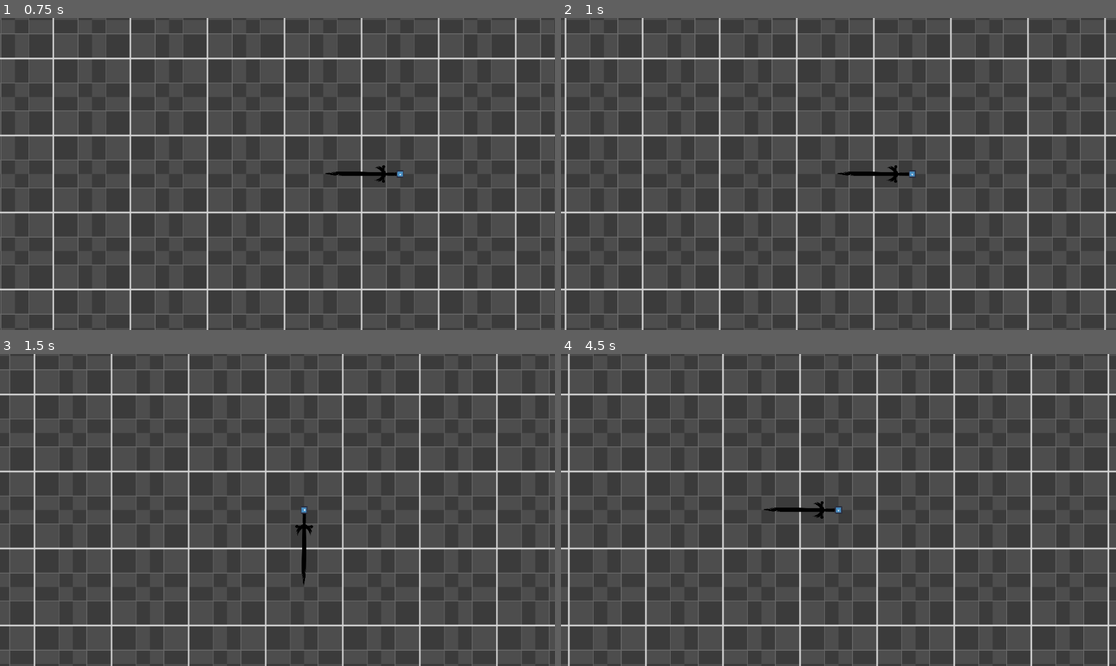
Above: before the commit, frames 1-4 (two rows, left to right).
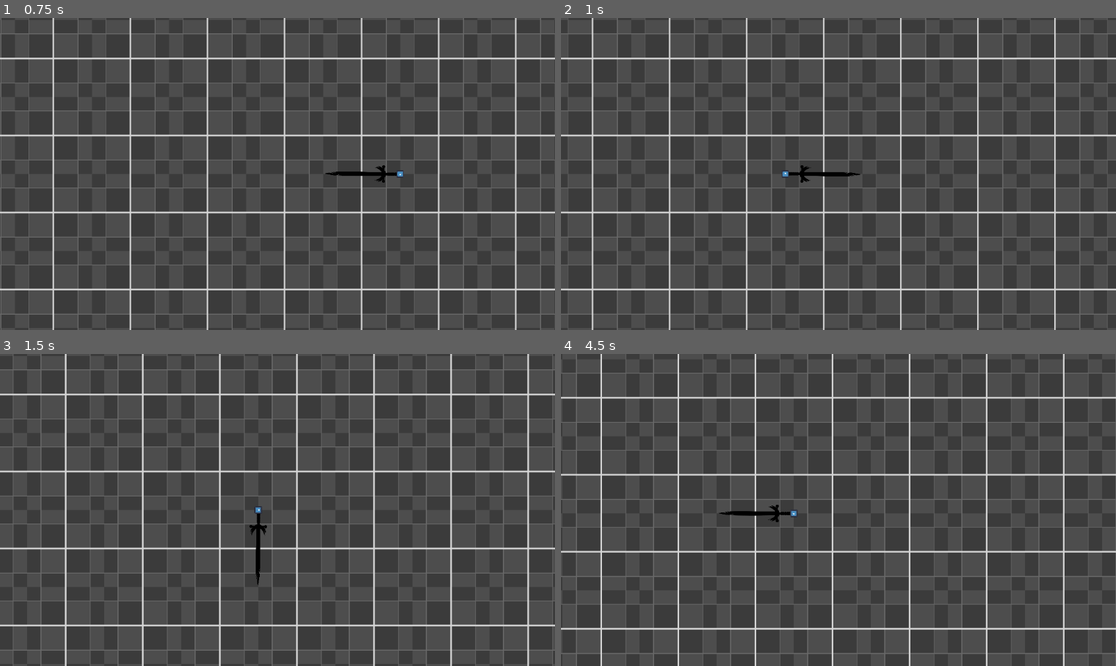
Above: after the commit, the same moments.

Repository: TreacherousDev/Sword-Movement-and-Rotation
Game: Godot game, scene res://sword.tscn
Same seed, same stepped clock (60 frames per second), same inputs: the game is played once before the commit and once after it. The project has no main scene, so this scene is started directly. The engine's default icon, where the game draws it, is replaced by a stand-in: a white triangle on a blue panel in a dark square.
Inputs:
- Up to frame 1 (0.75 s): tap Enter at 0.5 s; hold D (right) from 0.53 s (still down); tap K (down2, bound only after the commit) at 0.6 s
- Up to frame 2 (1 s): keep holding D (right); tap J (left2, bound only after the commit) at 0.8 s
- Up to frame 3 (1.5 s): release D (right) at 1.28 s; hold S (down) from 1.28 s (still down); tap J (left2, bound only after the commit) at 1.35 s
- Up to frame 4 (4.5 s): tap L (right2, bound only after the commit) at 1.55, 2.1 s; release S (down) at 2.03 s; hold D (right) 2.03-2.78 s; tap I (up2, bound only after the commit) at 2.3, 2.85 s; hold Up (ui_up) 2.78-3.53 s; tap K (down2, bound only after the commit) at 3.05, 3.6 s; hold A (left) from 3.53 s (still down); tap J (left2, bound only after the commit) at 3.8, 4.35 s

Frame 1 is identical in both runs. In frame 2, 7.0% of the frame differs, in the area x 0-99%, y 0-100%; in frame 3, 8.6%; in frame 4, 17%, in the area x 0-100%, y 0-100%.

Commit message:
remap ccw keys

Diff:
--- a/Sword.gd
+++ b/Sword.gd
@@ -23,13 +23,13 @@
 	elif Input.is_action_just_pressed("up"):
 		rotate_sword(90, 270, false, "up")
 
-	elif Input.is_action_just_pressed("ui_right"):
+	elif Input.is_action_just_pressed("right2"):
 		rotate_sword(180, 0, true, "right")
-	elif Input.is_action_just_pressed("ui_down"):
+	elif Input.is_action_just_pressed("down2"):
 		rotate_sword(270, 90, true, "down")
-	elif Input.is_action_just_pressed("ui_left"):
+	elif Input.is_action_just_pressed("left2"):
 		rotate_sword(0, 180, true, "left")
-	elif Input.is_action_just_pressed("ui_up"):
+	elif Input.is_action_just_pressed("up2"):
 		rotate_sword(90, 270, true, "up")
 
 
@@ -39,7 +39,7 @@
 	var target_rotation = to_rotation_if_same if (to_orientation == orientation) else to_rotation_if_different
 
 	#add / subtract 1 full rotation so interpolation happens in the proper direction
-	#ex: 270 to 90 clockwise will be 270 to 450, since negatively incrementing will be ccw rotation
+	#ex: 270 to 90 clockwise will be -90 to 90, since negatively incrementing will be ccw rotation
 	#rotation will be wrapped back to 0-360 on the next rotation call
 	if clockwise == true:
 		rotation_degrees -= 360 if (rotation_degrees > target_rotation) else 0
--- a/project.godot
+++ b/project.godot
@@ -36,6 +36,26 @@
 "events": [Object(InputEventKey,"resource_local_to_scene":false,"resource_name":"","device":-1,"window_id":0,"alt_pressed":false,"shift_pressed":false,"ctrl_pressed":false,"meta_pressed":false,"pressed":false,"keycode":0,"physical_keycode":68,"key_label":0,"unicode":100,"echo":false,"script":null)
 ]
 }
+up2={
+"deadzone": 0.5,
+"events": [Object(InputEventKey,"resource_local_to_scene":false,"resource_name":"","device":-1,"window_id":0,"alt_pressed":false,"shift_pressed":false,"ctrl_pressed":false,"meta_pressed":false,"pressed":false,"keycode":0,"physical_keycode":73,"key_label":0,"unicode":105,"echo":false,"script":null)
+]
+}
+down2={
+"deadzone": 0.5,
+"events": [Object(InputEventKey,"resource_local_to_scene":false,"resource_name":"","device":-1,"window_id":0,"alt_pressed":false,"shift_pressed":false,"ctrl_pressed":false,"meta_pressed":false,"pressed":false,"keycode":0,"physical_keycode":75,"key_label":0,"unicode":107,"echo":false,"script":null)
+]
+}
+left2={
+"deadzone": 0.5,
+"events": [Object(InputEventKey,"resource_local_to_scene":false,"resource_name":"","device":-1,"window_id":0,"alt_pressed":false,"shift_pressed":false,"ctrl_pressed":false,"meta_pressed":false,"pressed":false,"keycode":0,"physical_keycode":74,"key_label":0,"unicode":106,"echo":false,"script":null)
+]
+}
+right2={
+"deadzone": 0.5,
+"events": [Object(InputEventKey,"resource_local_to_scene":false,"resource_name":"","device":-1,"window_id":0,"alt_pressed":false,"shift_pressed":false,"ctrl_pressed":false,"meta_pressed":false,"pressed":false,"keycode":0,"physical_keycode":76,"key_label":0,"unicode":108,"echo":false,"script":null)
+]
+}
 
 [rendering]
 
